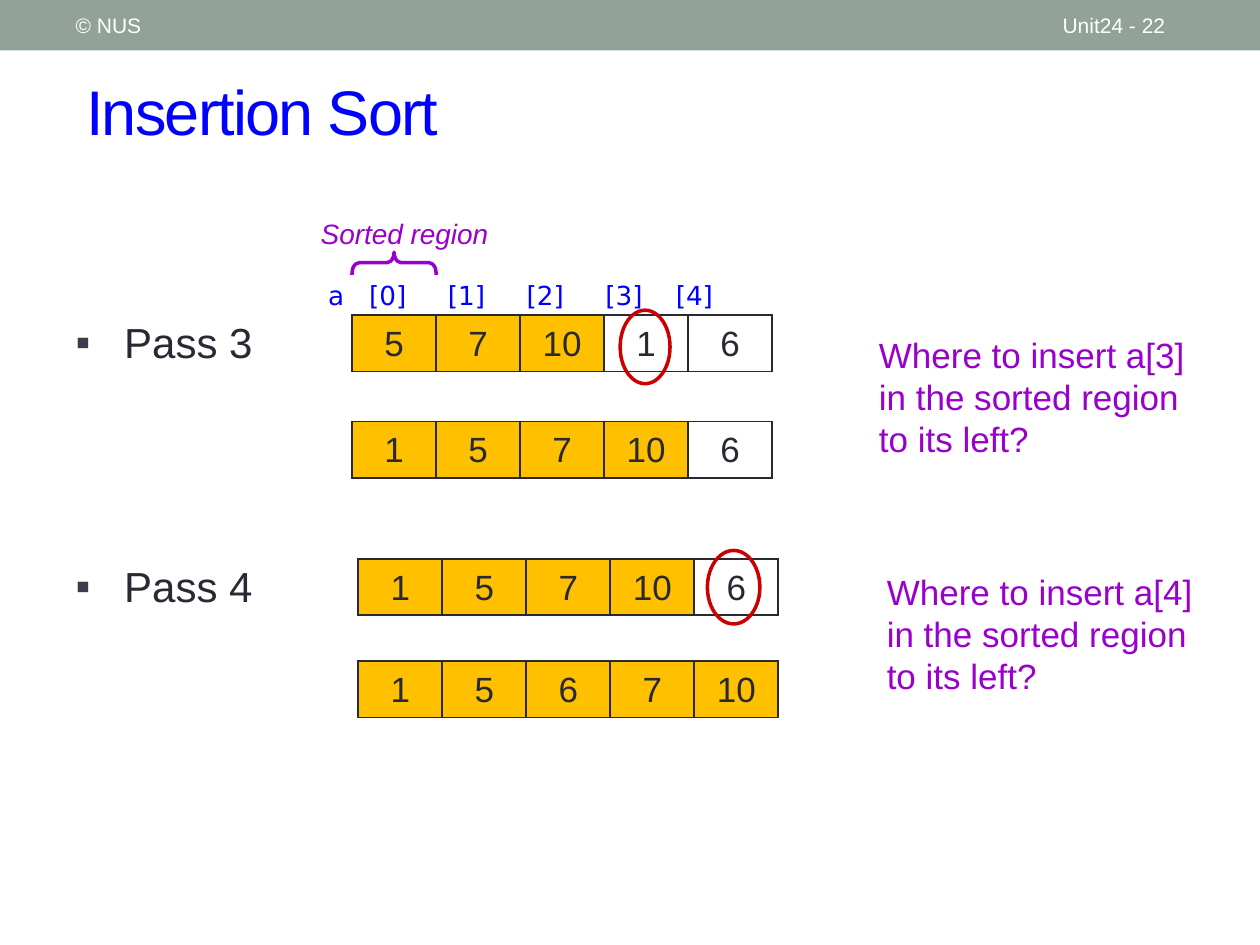
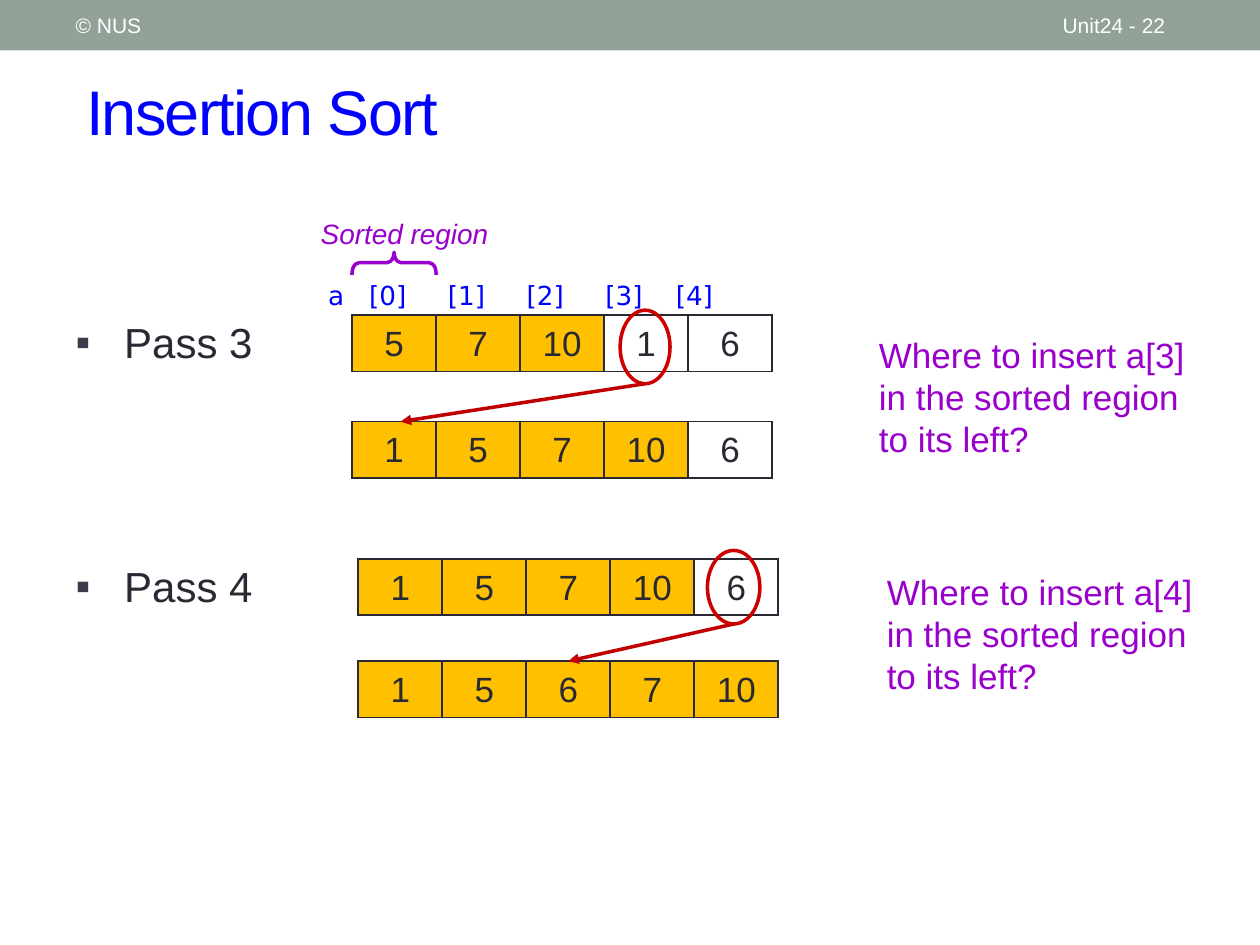
Before and after one commit to nus-cs1010-2021-s2/website, a slide deck: slide 22 of slides/Unit24_Sorting.pptx. Drawn at 1260x945 pixels with LibreOffice and Linux fonts; fonts in the diff are those of the drawing. Boxes give left, top, right and bottom in pixels: in the first picture for what was removed or moved away, otherwise in the second. Text is boxed around its words. In the diff, an @@ line names an element or a change of style, - is before the commit and + after.

```diff
--- a/slides/Unit24_Sorting.pptx
+++ b/slides/Unit24_Sorting.pptx
@@ arrow added from (645, 384) to (401, 422), #C00000 2 pt @@
@@ arrow added from (733, 624) to (568, 662), #C00000 2 pt @@
```
Also in this commit, not shown: 7 other slides changed, 6 other files.
